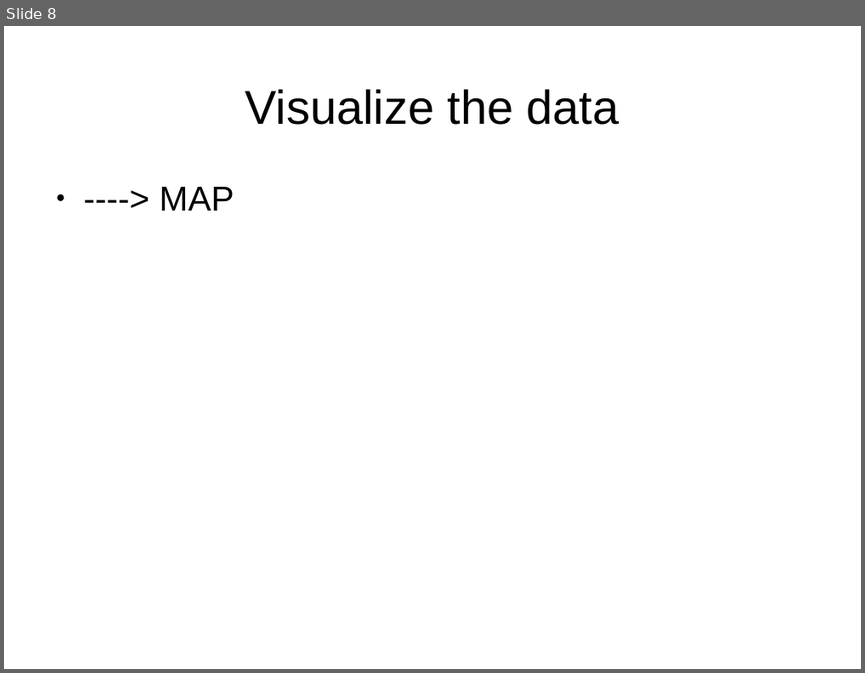
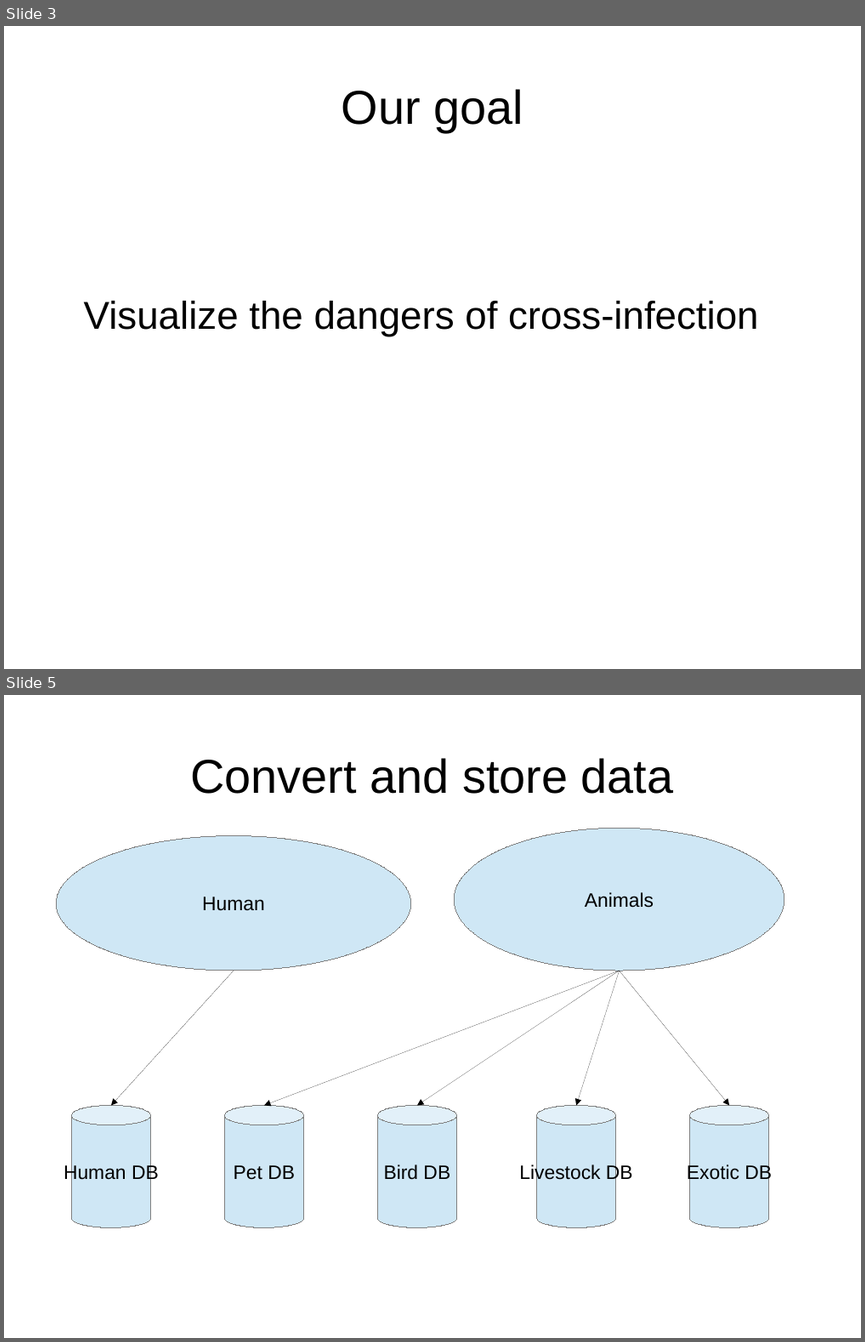
Before and after one commit to opendream/eph_animal, a slide deck: etc/PODD.odp. Shown one above the other, each under a label of ours: slide 8 before the commit, slides 3 and 5 after it; the slides between them are not shown. The pictures are 865x673 and 865x1342 pixels, drawn with LibreOffice and Linux fonts; fonts in the diff are those of the drawing. Boxes give left, top, right and bottom in pixels: in the first picture for what was removed or moved away, otherwise in the second. Text is boxed around its words. In the diff, an @@ line names an element or a change of style, - is before the commit and + after.

```diff
--- a/etc/PODD.odp
+++ b/etc/PODD.odp
@@ slide 5 added at box(4, 695, 861, 1338), background #FFFFFF @@
@@ title added at box(190, 758, 674, 794), 44 pt, text #000000 @@
+Convert and store data
@@ ellipse added at box(56, 836, 411, 970), fill #CFE7F5, outline #808080 0 pt, 18 pt, text #000000 @@
+Human
@@ ellipse added at box(454, 828, 784, 970), fill #CFE7F5, outline #808080 0 pt, 18 pt, text #000000 @@
+Animals
@@ arrow added from (234, 970) to (111, 1106), #000000 0 pt @@
@@ arrow added from (619, 970) to (264, 1106), #000000 0 pt @@
@@ arrow added from (619, 970) to (417, 1106), #000000 0 pt @@
@@ arrow added from (619, 970) to (576, 1106), #000000 0 pt @@
@@ arrow added from (619, 970) to (729, 1106), #000000 0 pt @@
@@ cylinder added at box(72, 1106, 151, 1228), fill #CFE7F5, outline #808080 0 pt, 18 pt, text #000000 @@
+Human DB
@@ cylinder added at box(224, 1106, 303, 1228), fill #CFE7F5, outline #808080 0 pt, 18 pt, text #000000 @@
+Pet DB
@@ cylinder added at box(377, 1106, 456, 1228), fill #CFE7F5, outline #808080 0 pt, 18 pt, text #000000 @@
+Bird DB
@@ cylinder added at box(537, 1106, 616, 1228), fill #CFE7F5, outline #808080 0 pt, 18 pt, text #000000 @@
+Livestock DB
@@ cylinder added at box(690, 1106, 769, 1228), fill #CFE7F5, outline #808080 0 pt, 18 pt, text #000000 @@
+Exotic DB
@@ what was slide 8 is now slide 3 @@
@@ slide 3 changed as well @@
@@ title at box(341, 89, 523, 132): text changed @@
-Visualize the data
+Our goal
@@ text at box(84, 301, 759, 336): text changed; size 32 to 36 pt @@
-● ----> MAP
+Visualize the dangers of cross-infection
```
Also in this commit, not shown: 6 other slides changed, 7 other slides added, 1 slide removed, 2 other files.
